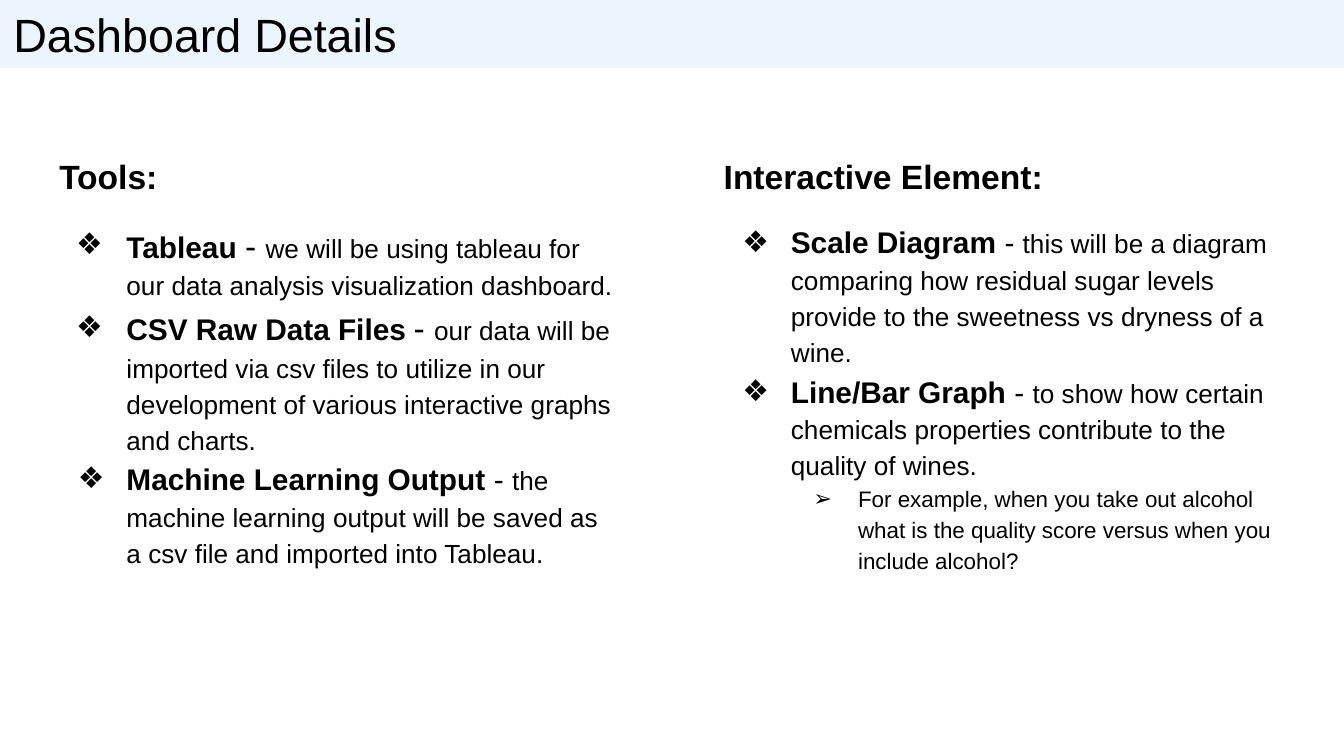
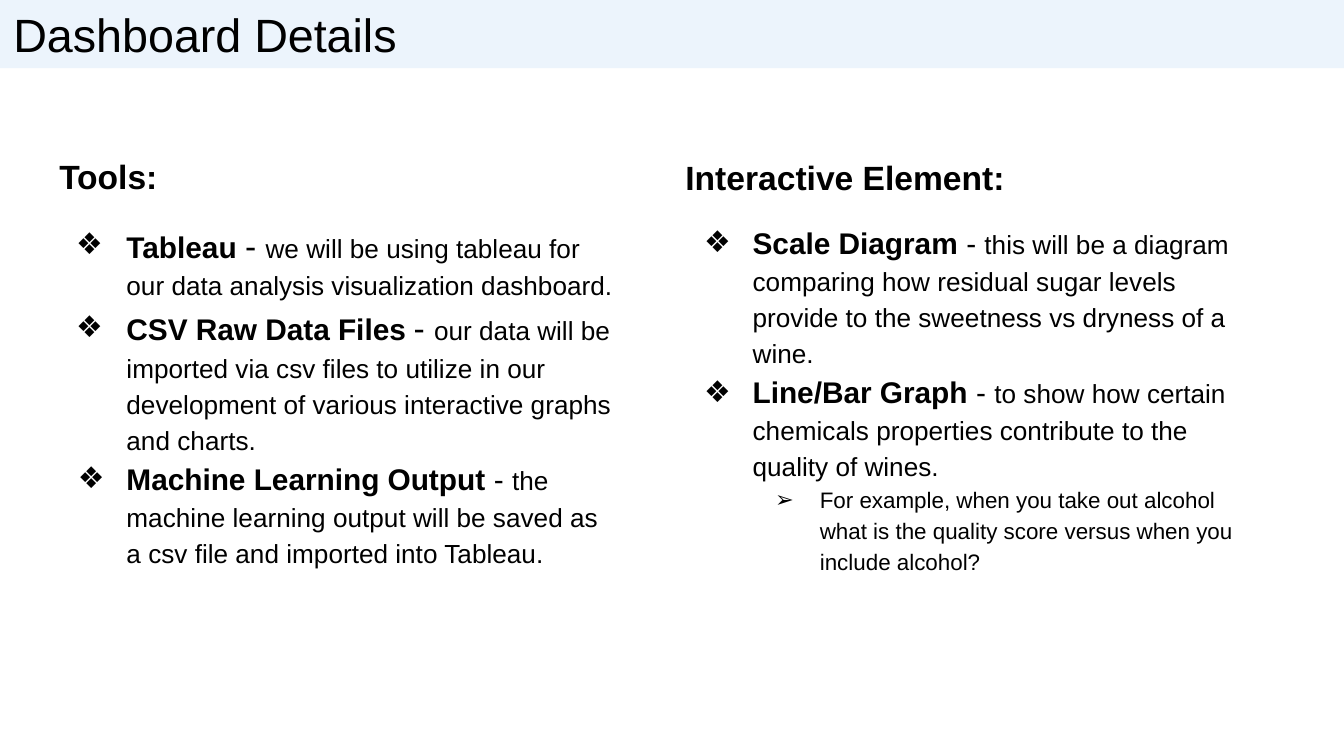
Before and after one commit to briannaso/Wine_Quality_Analysis, a slide deck: slide 7 of Wine Quality Analysis.pptx (slide 6 before the commit). Drawn at 1344x756 pixels with LibreOffice and Linux fonts; fonts in the diff are those of the drawing. Boxes give left, top, right and bottom in pixels: in the first picture for what was removed or moved away, otherwise in the second. Text is boxed around its words. In the diff, an @@ line names an element or a change of style, - is before the commit and + after.

```diff
--- a/Wine Quality Analysis.pptx
+++ b/Wine Quality Analysis.pptx
@@ text "Interactive Element:": place and size @@
-text "Interactive Element:" at [724,164,1271,570]
+text "Interactive Element:" at [685,165,1232,571]
```
Also in this commit, not shown: 2 other slides changed.
